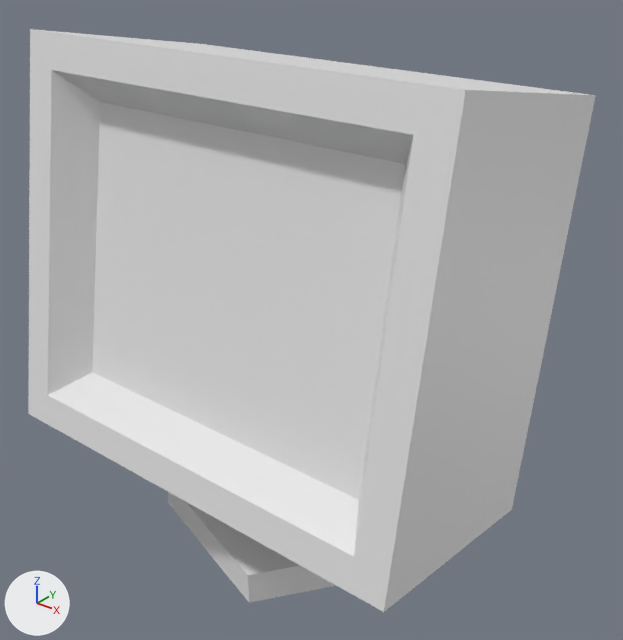
What one commit did to the FBX model Assets/Models/Props/Destructibles/Monitor.FBX.
One viewpoint serves both versions: a camera (50 mm lens) standing at (-2.099, 0.455, 1.898) and looking at (-2.899, 1.454, 1.278). The lights are fixed; the arrows at lower left show +X, +Y and +Z. Where no turn or scale is listed for an object, it has been applied to the vertices.
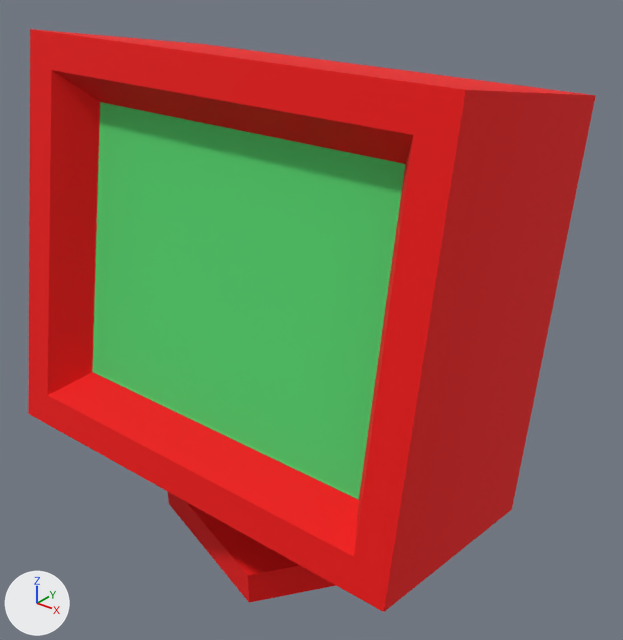
What differs and where, as boxes (x1, y1, x2, y2) in the pictures (623 x 640 px):
part 1 of me_mesh, recoloured (grey to red): (28, 29, 596, 612) in both
part 2 of me_mesh, recoloured (grey to green): (92, 102, 405, 500) in both

What the commit changed:
Material '01 - Default' (mat_01___default) is new.
Its base color is (0.882, 0.0, 0.0) (red #f10000).
Its roughness is 0.859.
Material '01 - Default.002' (mat_01___default_002) is new.
Its base color is (0.0863, 0.675, 0.157) (green #53d66e).
Its roughness is 0.859.
me_mesh has 40 vertices, 34 faces and spans x -0.36..0.36, y -0.32..0.405, z -0.17..0.661.
me_mesh is used by ob_box007; location (-2.884, 1.446, 1.068).
me_mesh part 1: 33 of the faces centred in x -0.36..0.36, y -0.315..0.372, z -0.17..0.636 switch from no material to mat_01___default (red #f10000).
me_mesh part 2: the 1 face centred in x 0.0, y -0.211, z 0.348 switches from no material to mat_01___default_002 (green #53d66e).
me_mesh now uses material mat_01___default_002 (green #53d66e).
